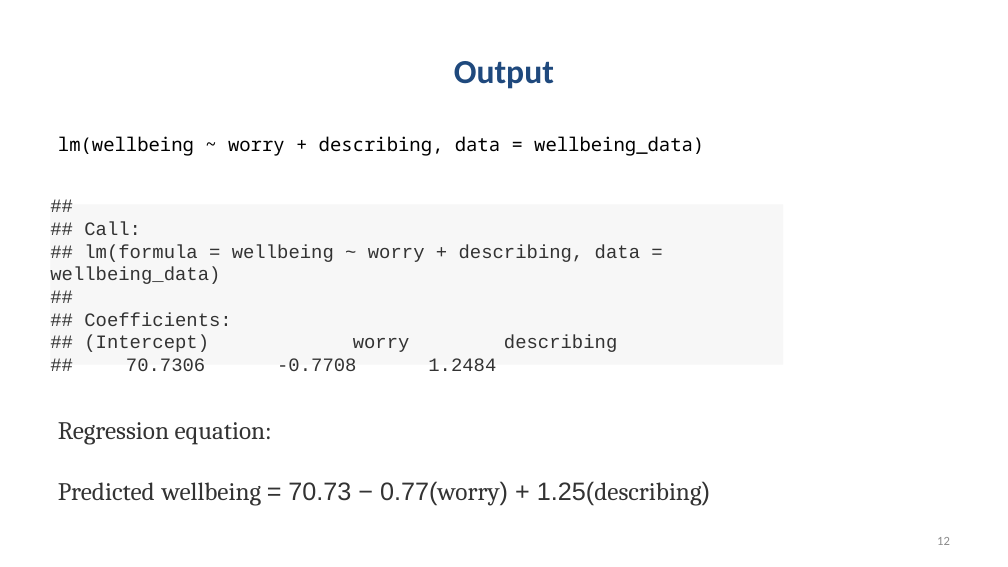
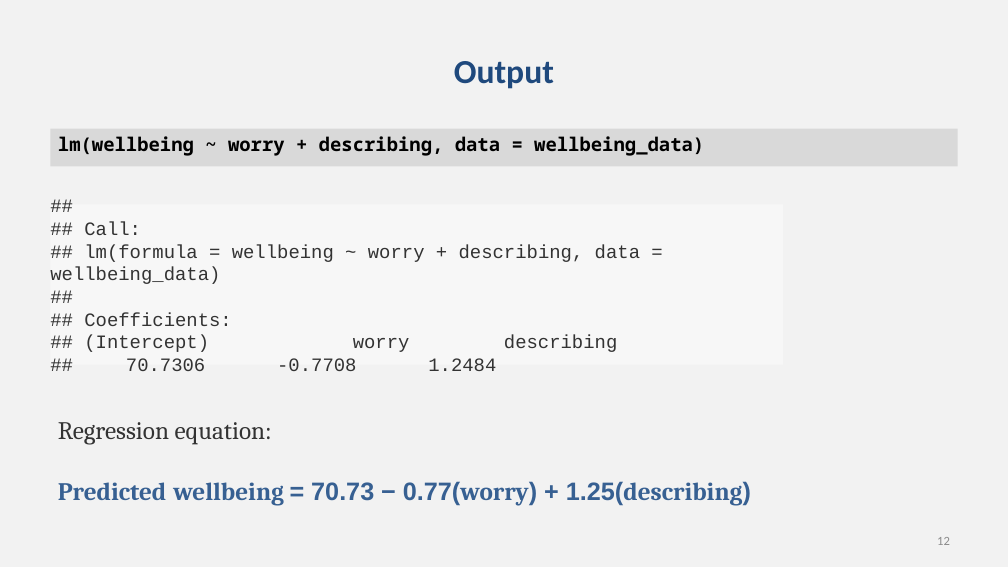
Before and after one commit to chrisjberry/datafluencyCB, a slide deck: slide 12 of docs/slides/PSYC753_L2_MultipleRegression1.pptx. Drawn at 1008x567 pixels with LibreOffice and Linux fonts; fonts in the diff are those of the drawing. Boxes give left, top, right and bottom in pixels: in the first picture for what was removed or moved away, otherwise in the second. Text is boxed around its words. In the diff, an @@ line names an element or a change of style, - is before the commit and + after.

```diff
--- a/docs/slides/PSYC753_L2_MultipleRegression1.pptx
+++ b/docs/slides/PSYC753_L2_MultipleRegression1.pptx
@@ background #FFFFFF to #F2F2F2 @@
@@ rectangle "lm(wellbeing ~ worry + describing, ...": place and size @@
-rectangle "lm(wellbeing ~ worry + describing, ..." at (58, 136, 704, 156)
+rectangle "lm(wellbeing ~ worry + describing, ..." at (51, 129, 958, 166)
@@ rectangle "lm(wellbeing ~ worry + describing, ..." at (51, 129, 958, 166): bold on; fill none to #D9D9D9 @@
@@ text at (58, 481, 751, 506): text colour #333333 to #376092, bold on in "Predicted wellbeing = 70.73 − 0.77(worry) + ..." @@
```
Also in this commit, not shown: 19 other slides changed, 1 slide added, 1 other file.
